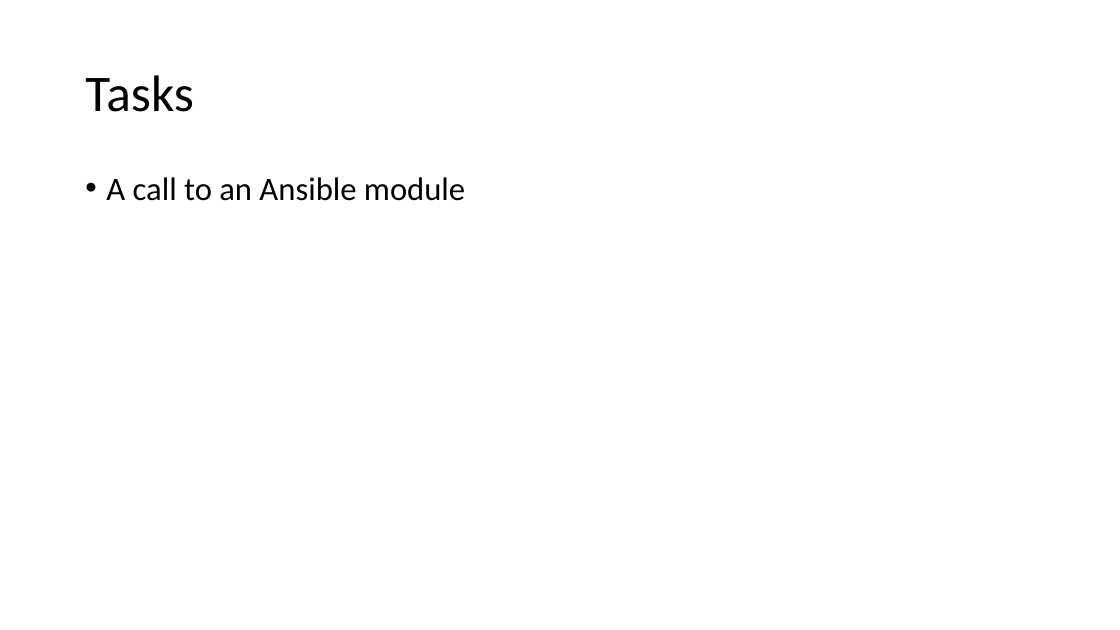
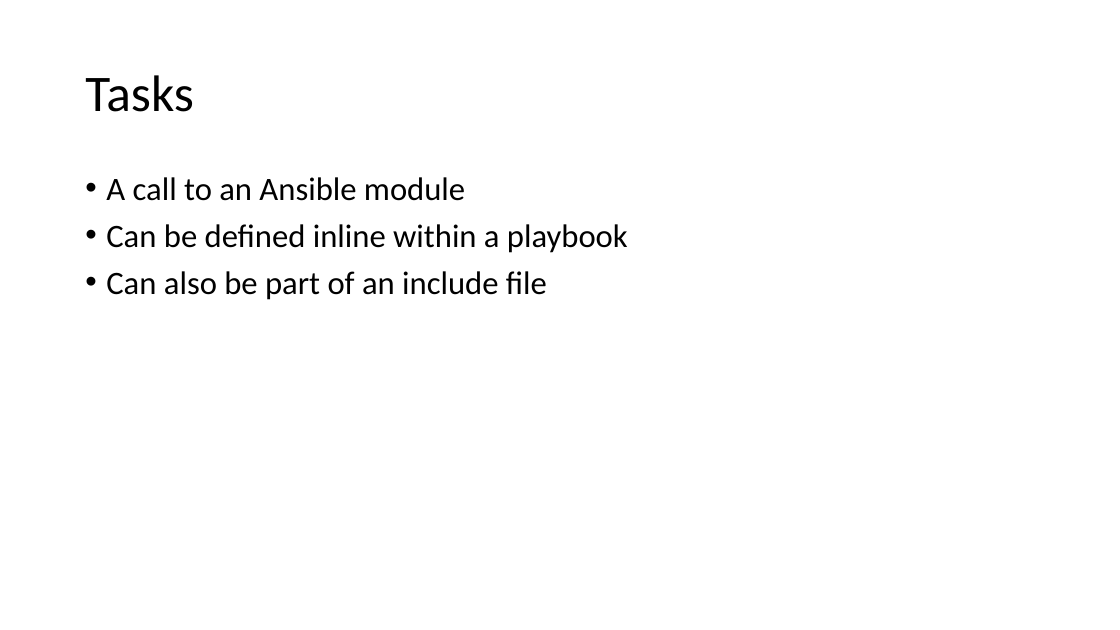
Before and after one commit to lisaplusplus/ansible-terraform-digitalocean-dualtomcat, a slide deck: slide 6 of ansible.pptx. Drawn at 1120x630 pixels with LibreOffice and Linux fonts; fonts in the diff are those of the drawing. Boxes give left, top, right and bottom in pixels: in the first picture for what was removed or moved away, otherwise in the second. Text is boxed around its words. In the diff, an @@ line names an element or a change of style, - is before the commit and + after.

```diff
--- a/ansible.pptx
+++ b/ansible.pptx
@@ text at [106, 224, 628, 300]: paragraphs added @@
+• Can be defined inline within a playbook
+• Can also be part of an include file
```
Also in this commit, not shown: 3 other slides changed, 4 other files.
